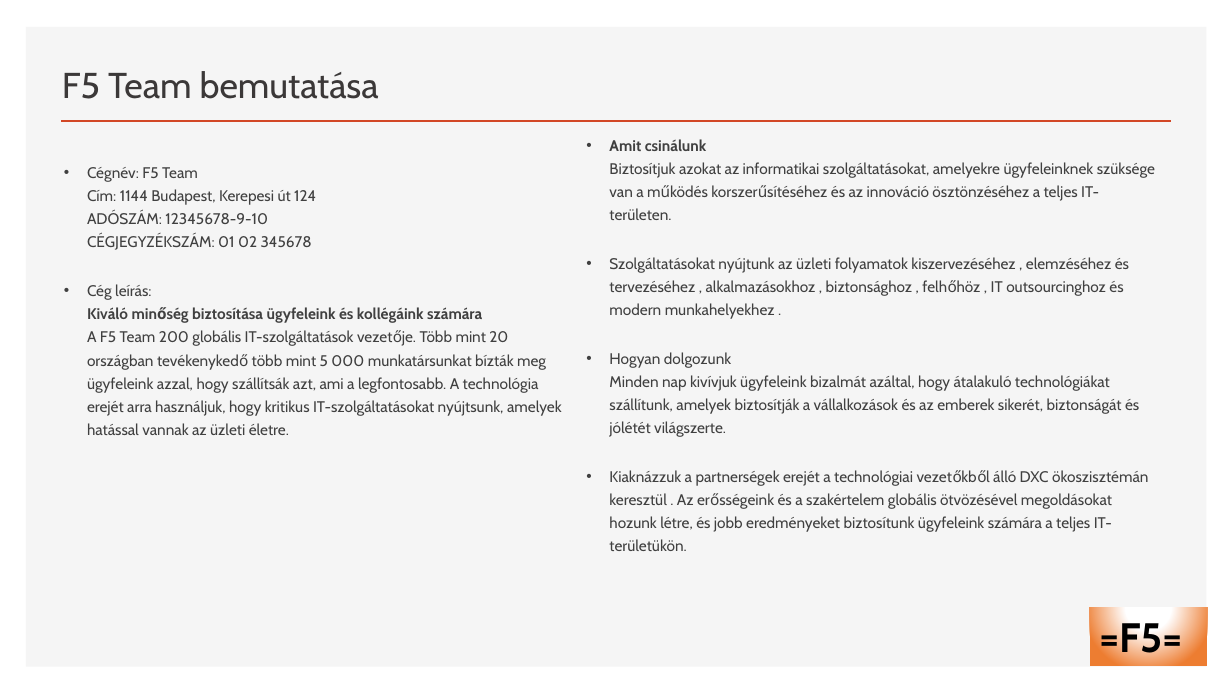
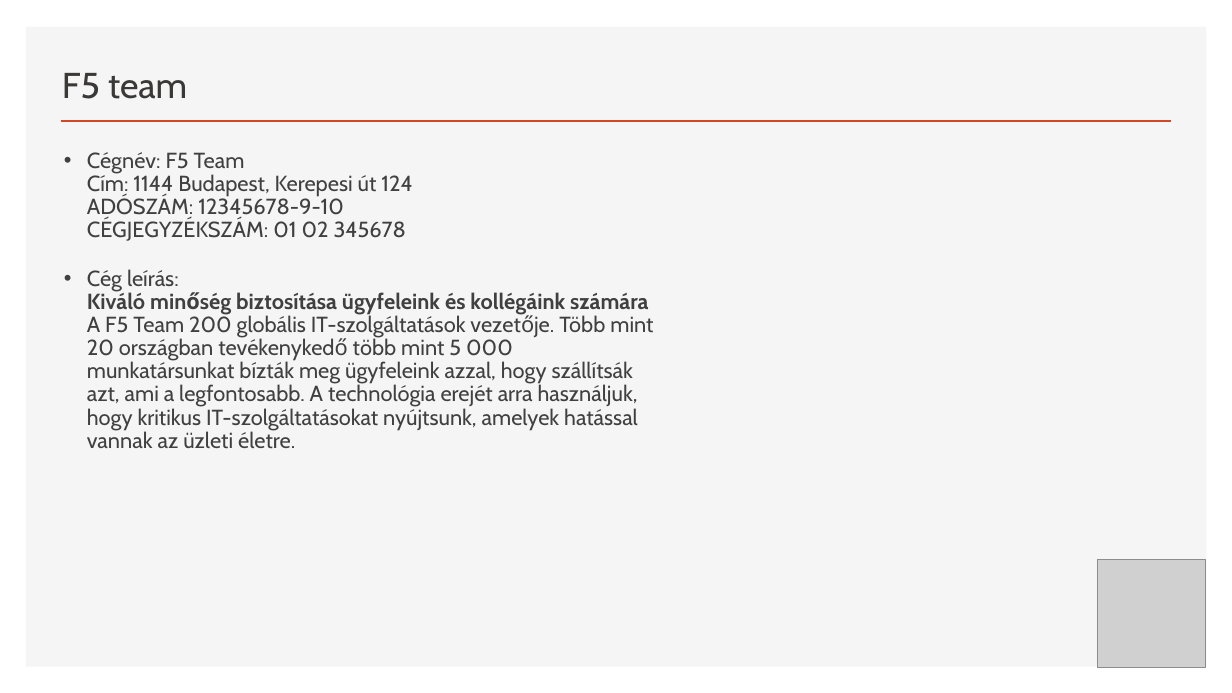
Before and after one commit to nikolettkoch/IKTProjectmunka_F5Team, a slide deck: slide 3 of F5 team bemutató.pptx (slide 2 before the commit). Drawn at 1232x693 pixels with LibreOffice and Linux fonts; fonts in the diff are those of the drawing; grey boxes stand for pictures. Boxes give left, top, right and bottom in pixels: in the first picture for what was removed or moved away, otherwise in the second. Text is boxed around its words. In the diff, an @@ line names an element or a change of style, - is before the commit and + after.

```diff
--- a/F5 team bemutató.pptx
+++ b/F5 team bemutató.pptx
@@ title at box(62, 73, 187, 99): text changed @@
-F5 Team bemutatása
+F5 team
@@ text "Cégnév: F5 Team Cím: 1144 ...": place and size @@
-text "Cégnév: F5 Team Cím: 1144 ..." at box(87, 167, 562, 435)
+text "Cégnév: F5 Team Cím: 1144 ..." at box(87, 152, 653, 448)
@@ text "Cégnév: F5 Team Cím: 1144 ..." at box(87, 152, 653, 448): size 12 to 17.1 pt @@
@@ text removed at box(609, 139, 1155, 551) @@
-• Amit csinálunk
-  Biztosítjuk azokat az informatikai szolgáltatásokat, amelyekre ügyfeleinknek szüksége van a működés korszerűsítéséhez és az innováció ösztönzéséhez a teljes IT-területen.
-• Szolgáltatásokat nyújtunk az üzleti folyamatok kiszervezéséhez , elemzéséhez és tervezéséhez , alkalmazásokhoz , biztonsághoz , felhőhöz , IT outsourcinghoz és modern munkahelyekhez .
-• Hogyan dolgozunk
-  Minden nap kivívjuk ügyfeleink bizalmát azáltal, hogy átalakuló technológiákat szállítunk, amelyek biztosítják a vállalkozások és az emberek sikerét, biztonságát és jólétét világszerte.
-• Kiaknázzuk a partnerségek erejét a technológiai vezetőkből álló DXC ökoszisztémán keresztül . Az erősségeink és a szakértelem globális ötvözésével megoldásokat hozunk létre, és jobb eredményeket biztosítunk ügyfeleink számára a teljes IT-területükön.
@@ picture added at box(1098, 560, 1206, 667) @@
@@ rectangle removed at box(1091, 608, 1208, 666) @@
-=F5=
```
Also in this commit, not shown: 5 other slides changed, 7 slides added, 1 other file.
